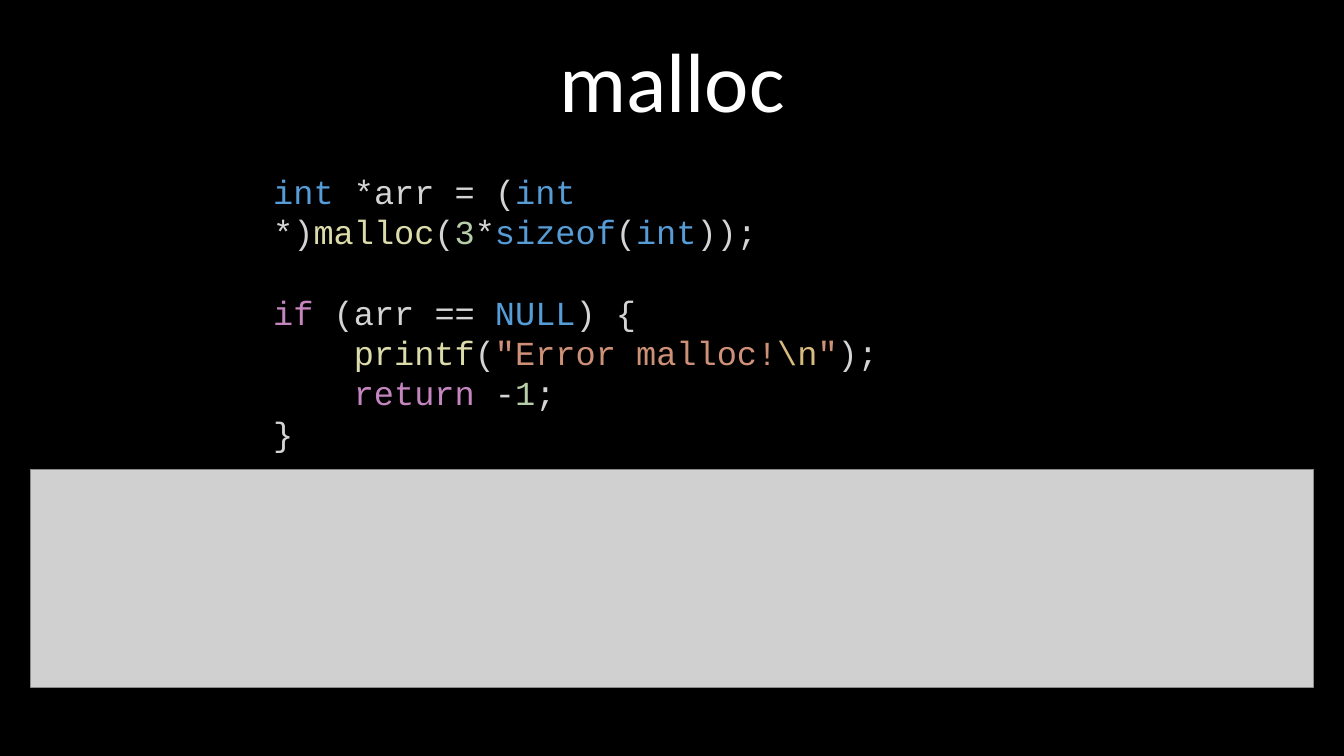
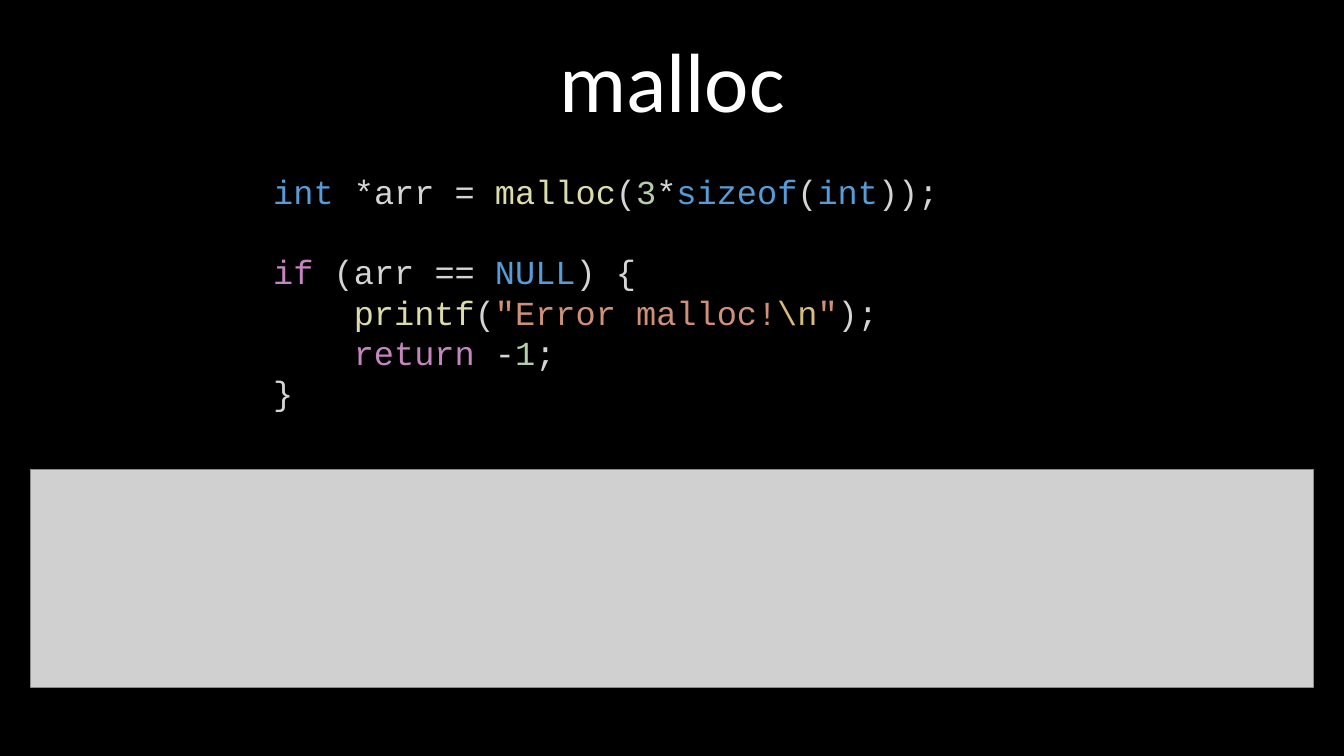
Before and after one commit to kruffka/C-Programming, a slide deck: slide 28 of 6_pointers/6_pointers.pptx. Drawn at 1344x756 pixels with LibreOffice and Linux fonts; fonts in the diff are those of the drawing; grey boxes stand for pictures. Boxes give left, top, right and bottom in pixels: in the first picture for what was removed or moved away, otherwise in the second. Text is boxed around its words. In the diff, an @@ line names an element or a change of style, - is before the commit and + after.

```diff
--- a/6_pointers/6_pointers.pptx
+++ b/6_pointers/6_pointers.pptx
@@ text at [273,179,939,211]: text changed @@
-int *arr = (int *)malloc(3*sizeof(int));
+int *arr = malloc(3*sizeof(int));
```
Also in this commit, not shown: 12 other slides changed, 15 slides added, 2 slides removed, 18 other files.
